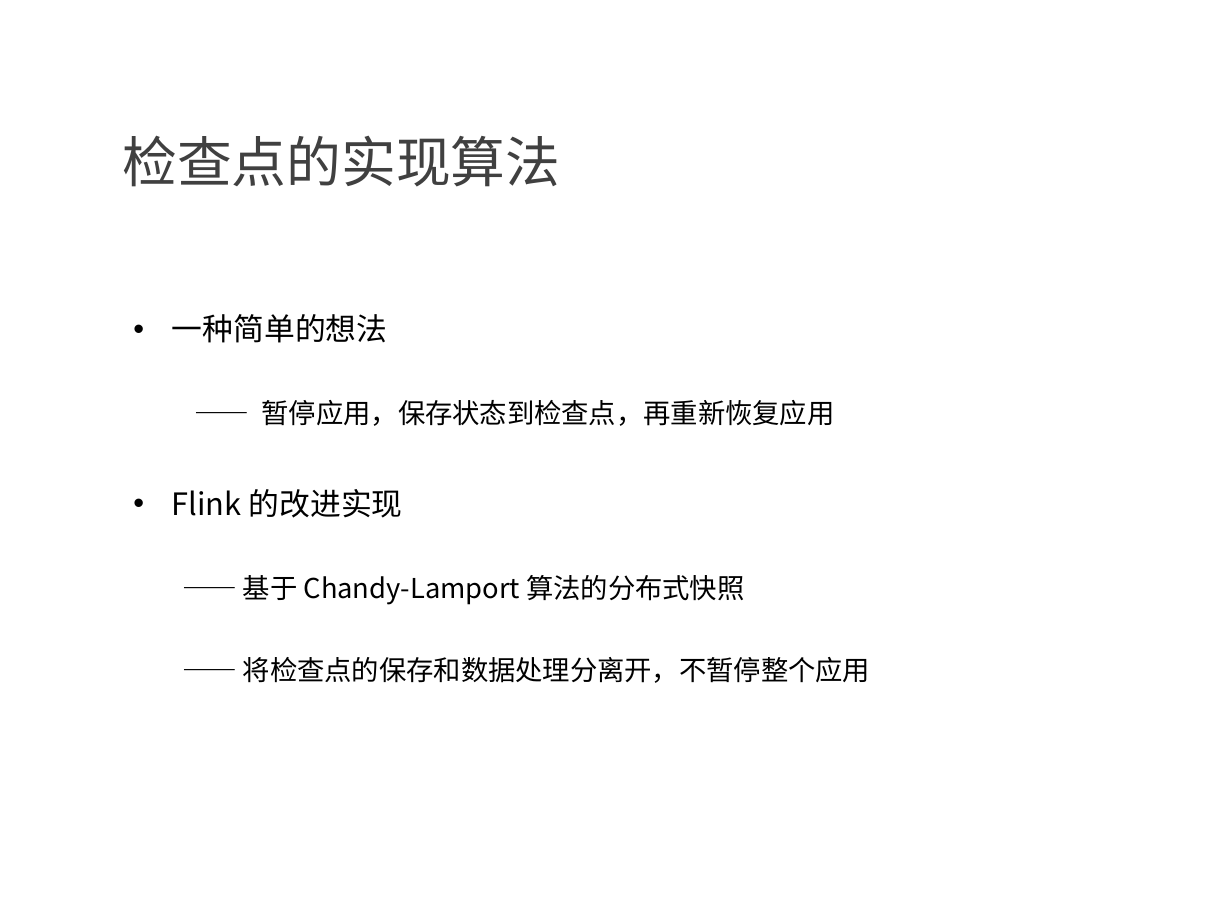
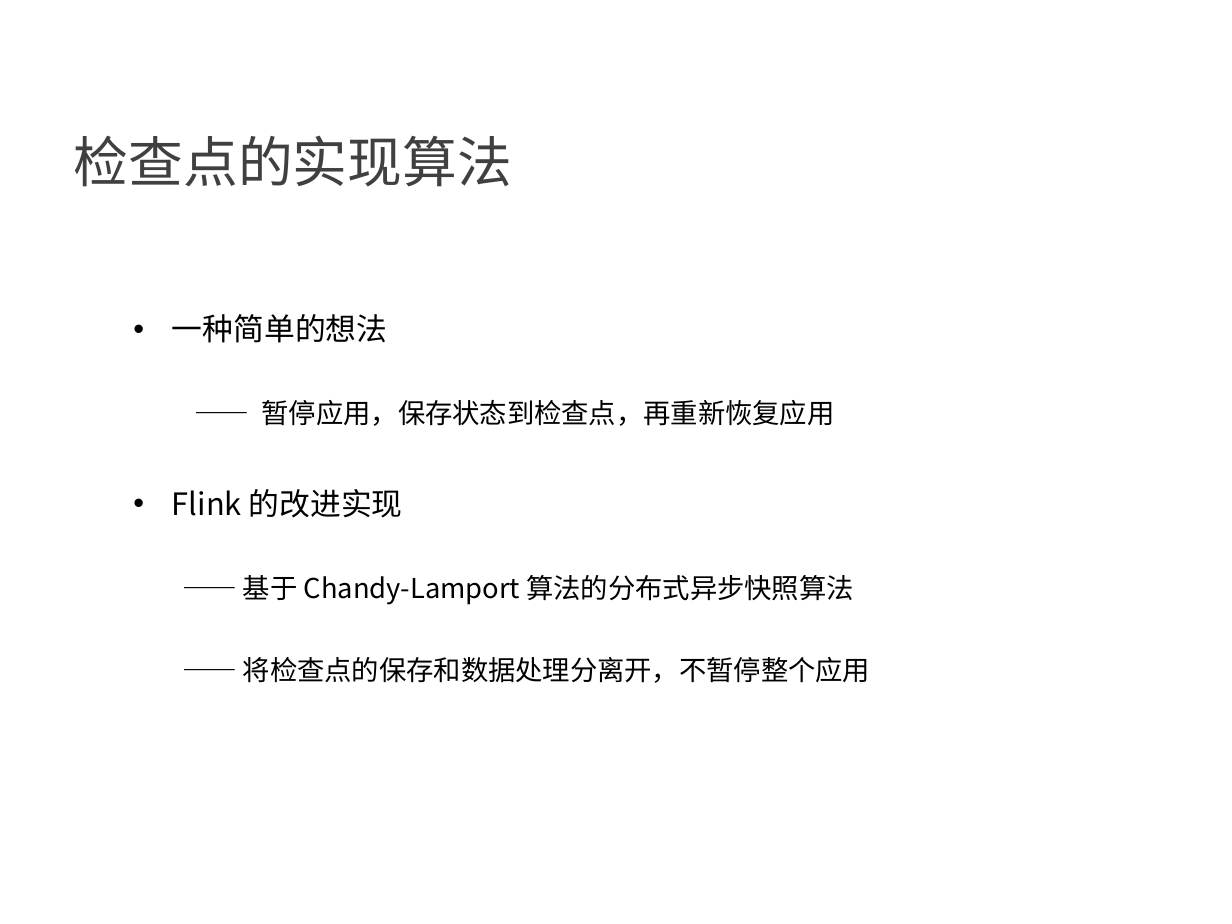
Before and after one commit to confucianzuoyuan/flink-tutorial, a slide deck: slide 8 of slides/6_Flink的容错机制.pptx. Drawn at 1232x924 pixels with LibreOffice and Linux fonts; fonts in the diff are those of the drawing; background and template pictures are left out. Boxes give left, top, right and bottom in pixels: in the first picture for what was removed or moved away, otherwise in the second. Text is boxed around its words. In the diff, an @@ line names an element or a change of style, - is before the commit and + after.

Commit message:
update

```diff
--- a/slides/6_Flink的容错机制.pptx
+++ b/slides/6_Flink的容错机制.pptx
@@ text "检查点的实现算法" at box(74, 135, 512, 187): indent changed @@
@@ text at box(172, 314, 870, 683): list level 2 to 1 in "—— 暂停应用，保存状态到检查点，再重新恢复应用"; list level 2 to 1 in "—— 将检查点的保存和数据处理分离开，不暂停整个应用" @@
@@ text at box(243, 575, 853, 605): text changed @@
-  —— 基于 Chandy-Lamport 算法的分布式快照
+—— 基于 Chandy-Lamport 算法的分布式异步快照算法
```
Also in this commit, not shown: 16 other slides changed.
